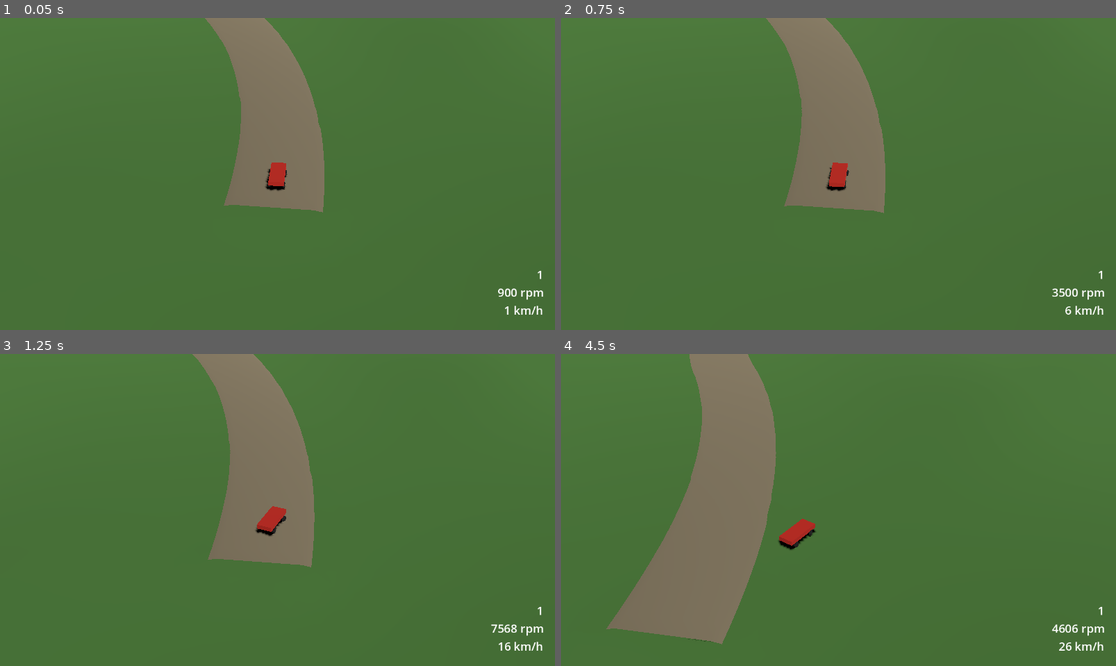
Above: before the commit, frames 1-4 (two rows, left to right).
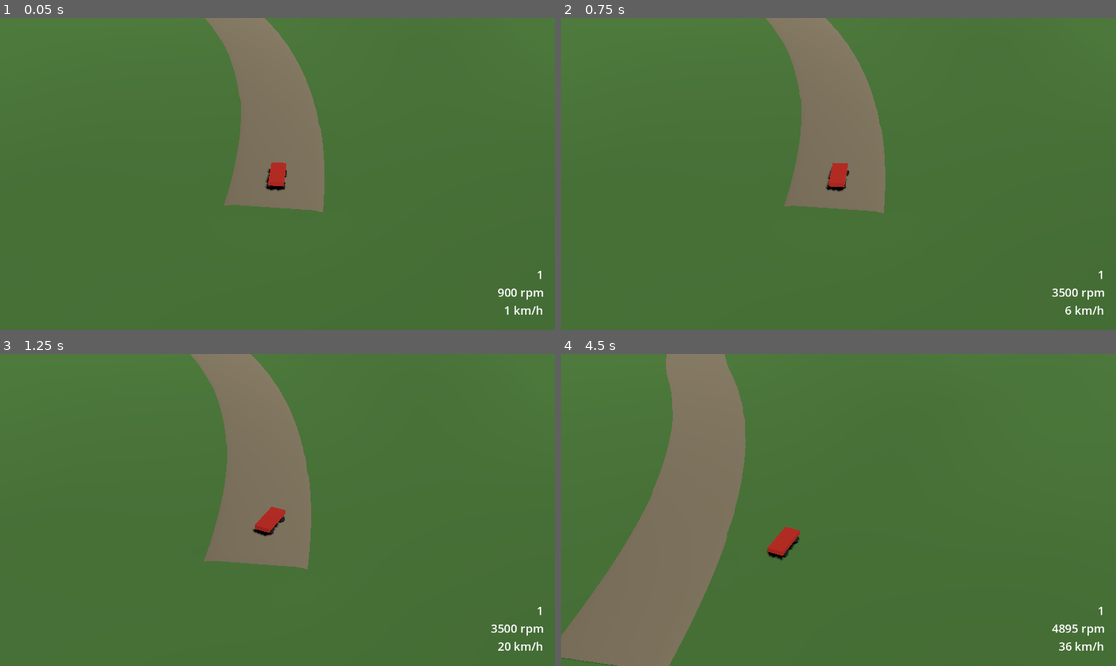
Above: after the commit, the same moments.

Repository: JulianHeissinger/RallyGame
Game: Godot game, scene res://scenes/stage.tscn
Two runs of this game, one before a commit and one after it. Both use one fixed random seed, a clock stepped at 60 frames per second and the inputs below. The project has no main scene, so this scene is started directly.
Inputs:
- Up to frame 1 (0.05 s): no input
- Up to frame 2 (0.75 s): tap Enter at 0.5 s; hold D (steer_right) from 0.53 s (still down); hold W (throttle) from 0.53 s (still down)
- Up to frame 3 (1.25 s): keep holding D (steer_right); keep holding W (throttle)
- Up to frame 4 (4.5 s): release D (steer_right) at 1.28 s; release W (throttle) at 1.28 s; hold S (brake) 1.28-2.03 s; tap W (throttle) at 1.35, 2.85, 4.35 s; hold D (steer_right) 2.03-2.78 s; hold W (throttle) 2.03-2.78 s; hold Shift (shift_up) 2.78-3.53 s; hold W (throttle) 3.53-4.28 s; hold A (steer_left) from 3.53 s (still down)

Frame 1 is identical in both runs. In frame 2, less than 0.1% of the frame differs, in the area x 37-59%, y 0-63%; in frame 3, 1.0%; in frame 4, 13%, in the area x 0-94%, y 0-100%.

Commit message:
feat: tune handling on the generated stage
First 3.8 pass: sharper lateral tire curve, more grip, faster keyboard
steering, softer lift-off, stronger brakes and a steering yaw assist
that holds a light drift and is off without steering input. Spec and
design allow the assist; roadmap records the values.

Diff:
--- a/data/cars/prototype.tres
+++ b/data/cars/prototype.tres
@@ -9,11 +9,11 @@
 [resource]
 script = ExtResource("1_8ijxn")
 stats = {
-"brake_bias_front": 0.7,
-"brake_torque": 700.0,
-"center_of_mass_y": -0.35,
+"brake_bias_front": 0.65,
+"brake_torque": 1100.0,
+"center_of_mass_y": -0.5,
 "damper": 3500.0,
-"engine_brake_torque": 60.0,
+"engine_brake_torque": 20.0,
 "engine_damaged_power": 0.4,
 "final_drive": 5.2,
 "flat_tire_drag": 0.1,
@@ -37,7 +37,7 @@
 "mass": 1200.0,
 "max_steer_angle_deg": 30.0,
 "max_torque": 260.0,
-"min_steer_angle_deg": 14.0,
+"min_steer_angle_deg": 8.0,
 "redline_rpm": 7500.0,
 "reverse_speed": 1.0,
 "rollover_penalty": 5.0,
@@ -46,13 +46,13 @@
 "shift_time": 0.15,
 "shift_up_rpm": 7000.0,
 "spring_stiffness": 35000.0,
-"steer_reduction_speed": 25.0,
+"steer_reduction_speed": 22.0,
 "suspension_damaged_sag": 0.6,
 "suspension_damaged_stiffness": 2.0,
 "suspension_rest_length": 0.35,
-"tire_friction": 1.0,
-"tire_lat_b": 10.0,
-"tire_lat_c": 1.3,
+"tire_friction": 1.5,
+"tire_lat_b": 16.0,
+"tire_lat_c": 1.6,
 "tire_lateral_stiffness": 60000.0,
 "tire_long_b": 12.0,
 "tire_long_c": 1.6,
@@ -61,6 +61,12 @@
 "wear_acceleration": 10.0,
 "wear_rate": 0.1,
 "wheel_inertia": 1.2,
-"wheel_radius": 0.33
+"wheel_radius": 0.33,
+"yaw_assist_gain": 6.0,
+"yaw_assist_lateral_g": 1.7,
+"yaw_assist_max_accel": 3.0,
+"yaw_assist_max_slip_deg": 12.0,
+"yaw_assist_min_speed": 5.0,
+"yaw_assist_rate": 70.0
 }
 torque_curve = SubResource("Curve_8ijxn")
--- a/scripts/car/car.gd
+++ b/scripts/car/car.gd
@@ -62,6 +62,32 @@
 		wheel.update_suspension(self, stats, delta)
 		wheel.update_tire(self, stats, delta)
 		wheel.update_visual(stats, delta)
+	_apply_yaw_assist()
+
+
+## Steering yaw assist: while steering, pulls the yaw rate toward a target set by the input, so
+## the car holds a light drift and countersteer catches it. Off without steering input.
+func _apply_yaw_assist() -> void:
+	if input.steer == 0.0 or wheels.filter(func(w: Wheel) -> bool: return w.is_grounded).size() < 2:
+		return
+	var min_speed := stats.get_stat("yaw_assist_min_speed")
+	var fade := clampf((linear_velocity.length() - min_speed) / min_speed, 0.0, 1.0)
+	var up := global_basis.y
+	# The target turn rate is capped by a lateral acceleration a bit above tire grip, so the car
+	# drifts lightly at every speed instead of spinning at high speed.
+	var speed := maxf(linear_velocity.length(), 0.1)
+	var target_rate := minf(deg_to_rad(stats.get_stat("yaw_assist_rate")),
+		stats.get_stat("yaw_assist_lateral_g") * get_gravity().length() / speed)
+	var target := -input.steer * target_rate
+	var max_accel := stats.get_stat("yaw_assist_max_accel")
+	var accel := clampf(stats.get_stat("yaw_assist_gain") * (target - angular_velocity.dot(up)), -max_accel, max_accel)
+	# Rotation-adding torque tapers off toward `yaw_assist_max_slip_deg` of body slip, so the assist
+	# never pushes the car into a spin; torque against the rotation is never limited.
+	if accel * target > 0.0:
+		var body_slip := rad_to_deg(absf(atan2(linear_velocity.dot(global_basis.x), linear_velocity.dot(-global_basis.z))))
+		accel *= clampf(1.0 - body_slip / stats.get_stat("yaw_assist_max_slip_deg"), 0.0, 1.0)
+	var inertia := 1.0 / PhysicsServer3D.body_get_direct_state(get_rid()).inverse_inertia.y
+	apply_torque(up * accel * fade * inertia)
 
 
 ## Turns new contacts into impacts. Contacts arrive after the solver has already slowed the car,
--- a/scripts/car/surface.gd
+++ b/scripts/car/surface.gd
@@ -7,9 +7,9 @@
 const GRIP := {
 	"tarmac": 1.2,
 	"gravel": 1.0,
-	"grass": 0.6,
-	"snow": 0.5,
-	"ice": 0.3,
+	"grass": 0.8,
+	"snow": 0.6,
+	"ice": 0.4,
 }
 
 
--- a/scripts/input/input_source.gd
+++ b/scripts/input/input_source.gd
@@ -7,11 +7,11 @@
 const STICK_DEADZONE := 0.1
 
 ## Steering rate toward lock, in full-range units per second, at standstill and at `steer_fast_speed`.
-var steer_rate_slow := 5.0
-var steer_rate_fast := 1.5
+var steer_rate_slow := 6.0
+var steer_rate_fast := 4.0
 ## Steering rate back to center at standstill and at `steer_fast_speed`.
 var steer_return_rate_slow := 6.0
-var steer_return_rate_fast := 3.0
+var steer_return_rate_fast := 5.5
 ## Speed in m/s at which the fast rates apply fully.
 var steer_fast_speed := 30.0
 
Not shown, changed: docs/roadmap.md
Not shown, changed: openspec/changes/bootstrap-vertical-slice/design.md
Not shown, changed: openspec/changes/bootstrap-vertical-slice/specs/vehicle-handling/spec.md
Not shown, changed: openspec/changes/bootstrap-vertical-slice/tasks.md
